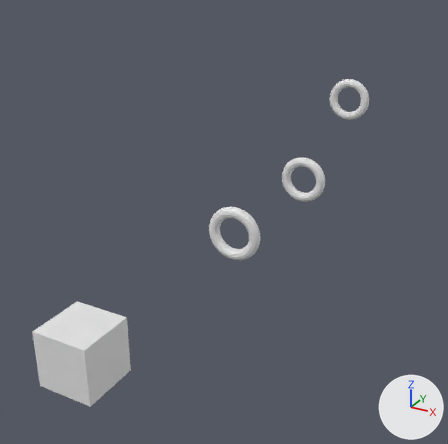
An edit to the Blender file core/blender/Levels/Beginner Levels/level1.blend, drawn before and after from the same camera.
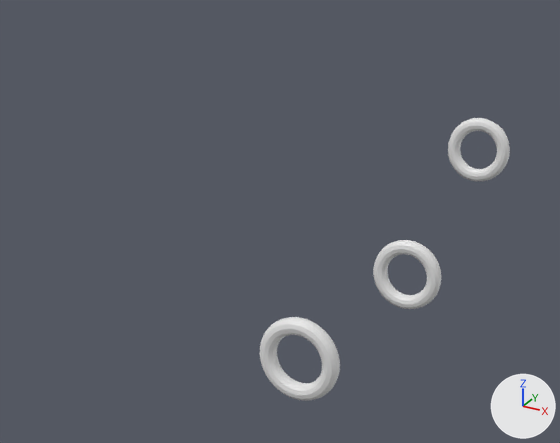
Old and new are each drawn whole from a 50 mm lens placed at (11.6, -12.0, 11.5), pointed at (-2.6, 13.8, -1.5) and again close up on the part from 10% to 90% of the width and 1% to 65% of the height. The axes (+X, +Y, +Z) are drawn at lower right. The lights are the same throughout.

Names of what the first close-up shows: 'Gate.000', 'Gate.001', 'Gate.002'.
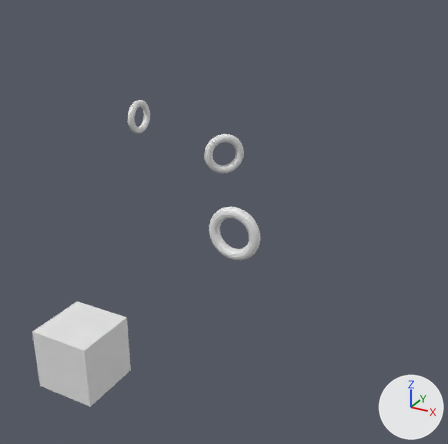
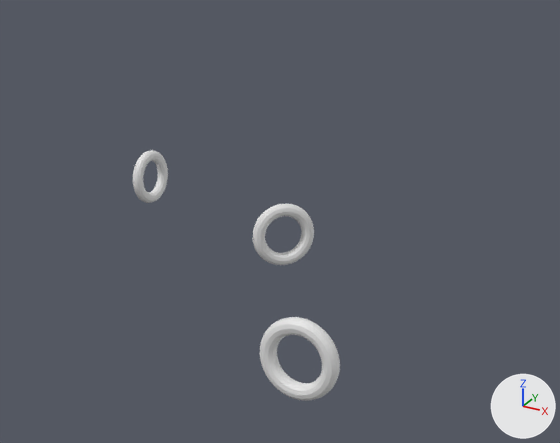
Commit message: Change the beginner levels' time

Boxes [x1, y1, x2, y2] around the edits, measured in the close-ups (560 x 443 px):
'Gate.001', moved, turned
    before: [373, 240, 441, 309]
    after: [253, 204, 314, 265]
'Gate.002', moved, turned
    before: [448, 118, 510, 181]
    after: [133, 150, 168, 203]

The change in detail:
Object 'Gate.002' (ob_gate_002) moves from (0.0, 25.0, 3.0) to (-16.0, 25.0, 0.0).
Object 'Gate.002' (ob_gate_002) turns from (90, 0, 0) to (90, 0, 90) degrees about x, y and z.
Object 'Gate.001' (ob_gate_001) moves from (0.0, 18.0, 0.0) to (-6.0, 20.0, 0.0).
Object 'Gate.001' (ob_gate_001) turns from (90, 0, 0) to (90, 0, 45) degrees about x, y and z.
